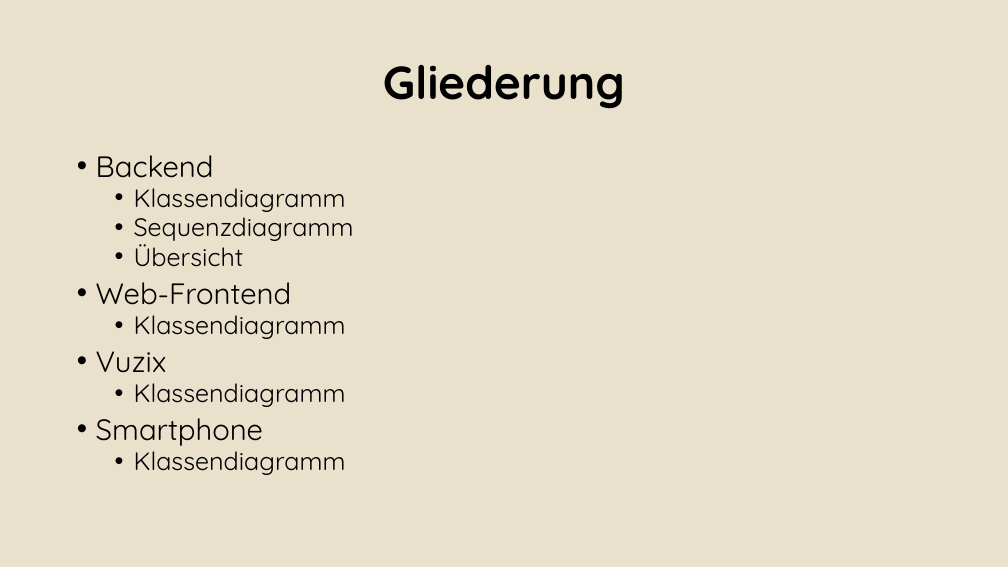
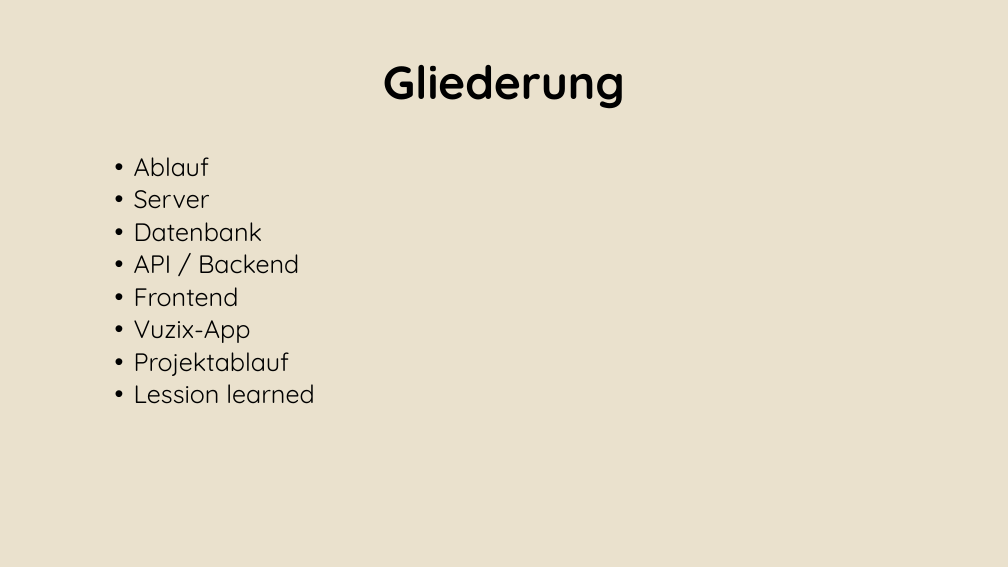
Before and after one commit to Alergeek/Dokumentation, a slide deck: slide 2 of Allergeeks/Corporate Design/Bsp Präsi.pptx. Drawn at 1008x567 pixels with LibreOffice and Linux fonts; fonts in the diff are those of the drawing; background and template pictures are left out. Boxes give left, top, right and bottom in pixels: in the first picture for what was removed or moved away, otherwise in the second. Text is boxed around its words. In the diff, an @@ line names an element or a change of style, - is before the commit and + after.

```diff
--- a/Allergeeks/Corporate Design/Bsp Präsi.pptx
+++ b/Allergeeks/Corporate Design/Bsp Präsi.pptx
@@ text at [134, 157, 314, 404]: text changed @@
-• Backend
-  • Klassendiagramm
-  • Sequenzdiagramm
-  • Übersicht
-• Web-Frontend
-  • Klassendiagramm
-• Vuzix
-  • Klassendiagramm
-• Smartphone
-  • Klassendiagramm
+  • Ablauf
+  • Server
+  • Datenbank
+  • API / Backend
+  • Frontend
+  • Vuzix-App
+  • Projektablauf
+  • Lession learned
```
Also in this commit, not shown: 1 other slide changed, 12 slides added, 9 slides removed, 5 other files.
